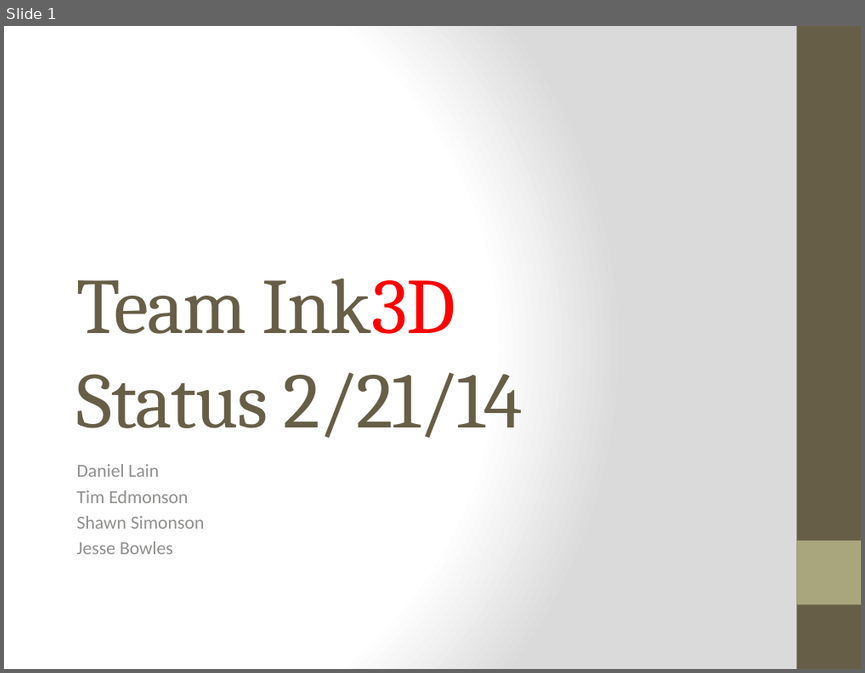
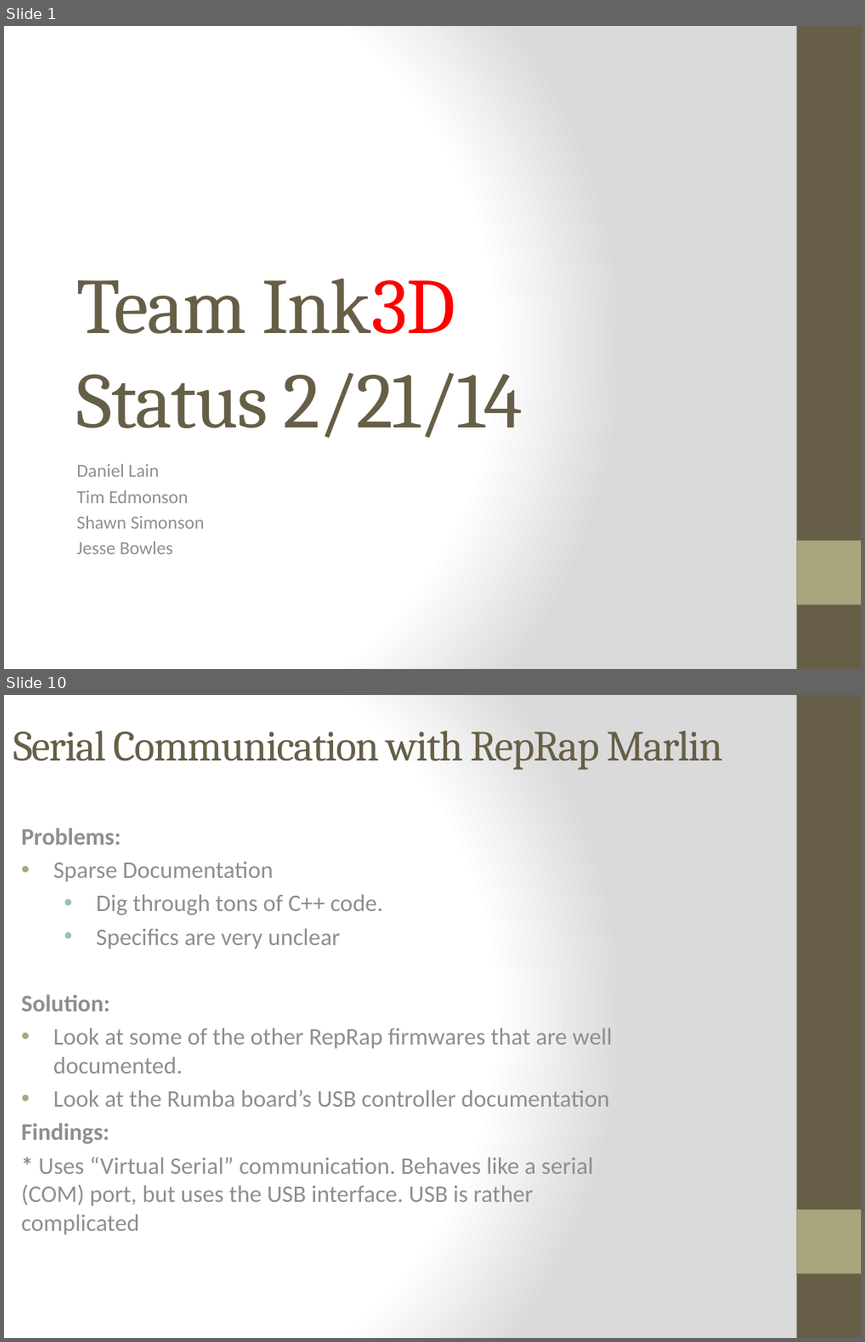
Before and after one commit to qpHalcy0n/SRDesign, a slide deck: Status Updates/2014 02 21.pptx. Shown one above the other, each under a label of ours: slide 1 before the commit, slides 1 and 10 after it; the slides between them are not shown. The pictures are 865x673 and 865x1342 pixels, drawn with LibreOffice and Linux fonts; fonts in the diff are those of the drawing. Boxes give left, top, right and bottom in pixels: in the first picture for what was removed or moved away, otherwise in the second. Text is boxed around its words. In the diff, an @@ line names an element or a change of style, - is before the commit and + after.

```diff
--- a/Status Updates/2014 02 21.pptx
+++ b/Status Updates/2014 02 21.pptx
@@ slide 10 added at (x1=4, y1=695, x2=861, y2=1338), background gradient #FFFFFF to #DADADA; not listed: 2 template elements that a slide beside it also shows @@
@@ title added at (x1=13, y1=731, x2=723, y2=770), 36 pt, text #675E47 @@
+Serial Communication with RepRap Marlin
@@ subtitle added at (x1=21, y1=828, x2=613, y2=1235), 20 pt, text #8F8F8D @@
+Problems:
+• Sparse Documentation
+  • Dig through tons of C++ code.
+  • Specifics are very unclear
+Solution:
+• Look at some of the other RepRap firmwares that are well documented.
+• Look at the Rumba board’s USB controller documentation
+Findings:
+* Uses “Virtual Serial” communication. Behaves like a serial (COM) port, but uses the USB interface. USB is rather complicated
```
Also in this commit, not shown: 8 other slides added, 2 other files.
